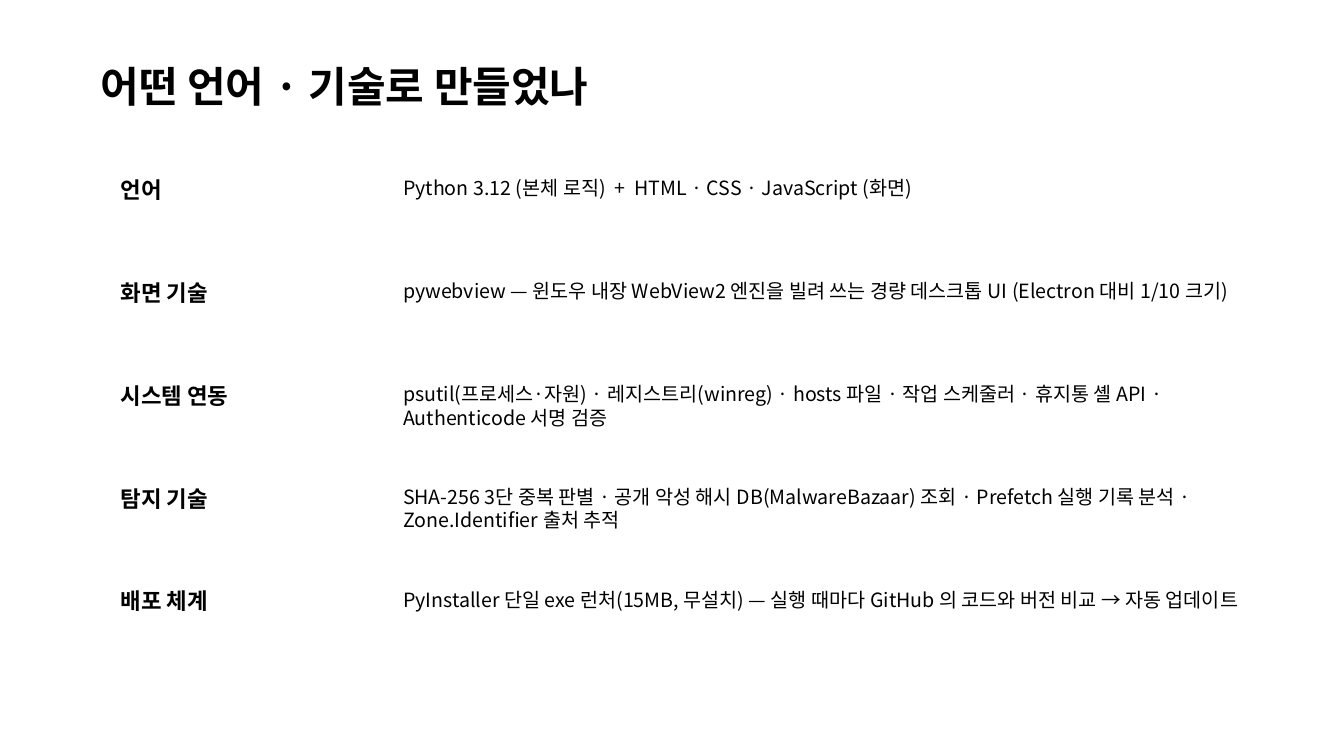
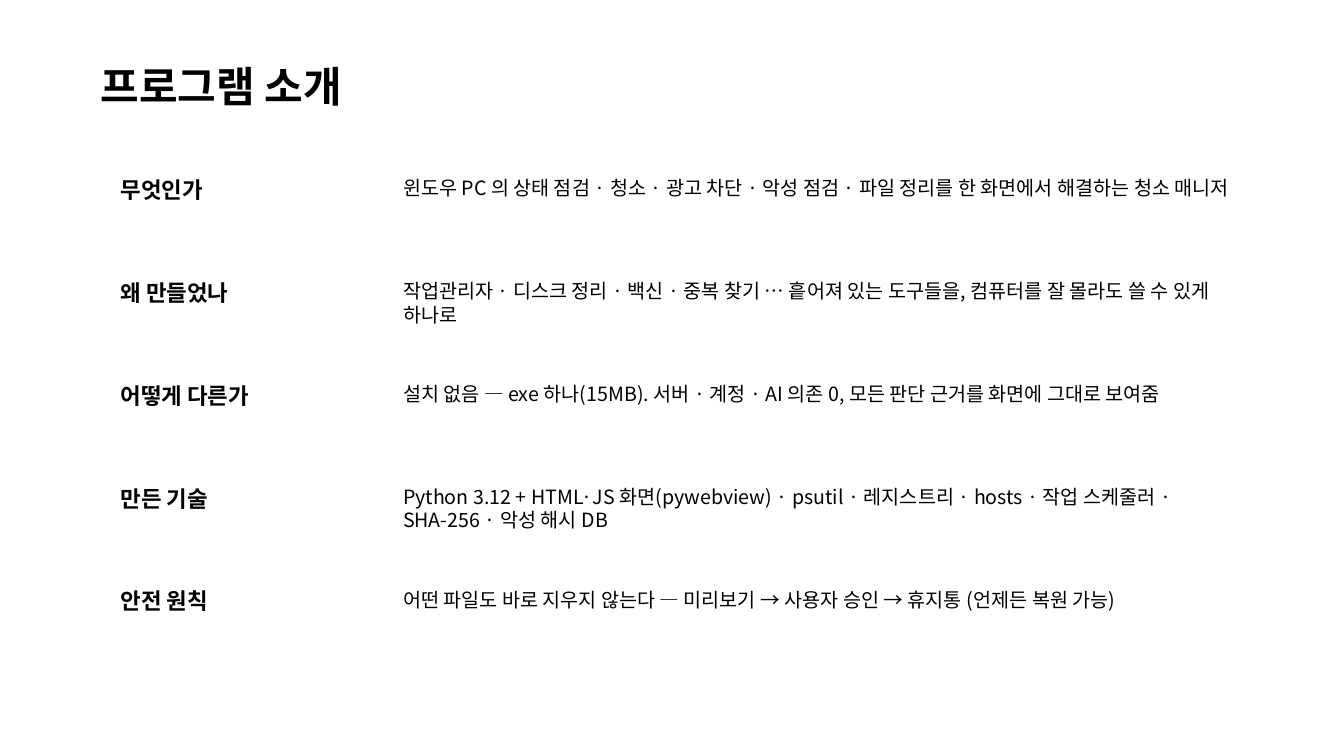
Before and after one commit to chainedcreeper/malkkeumi, a slide deck: slide 2 of 말끔이_발표.pptx. Drawn at 1344x756 pixels with LibreOffice and Linux fonts; fonts in the diff are those of the drawing. Boxes give left, top, right and bottom in pixels: in the first picture for what was removed or moved away, otherwise in the second. Text is boxed around its words. In the diff, an @@ line names an element or a change of style, - is before the commit and + after.

```diff
--- a/말끔이_발표.pptx
+++ b/말끔이_발표.pptx
@@ text at bbox=[101, 66, 342, 106]: text changed @@
-어떤 언어 · 기술로 만들었나
+프로그램 소개
@@ text at bbox=[121, 179, 203, 200]: text changed @@
-언어
+무엇인가
@@ text at bbox=[403, 178, 1229, 197]: text changed @@
-Python 3.12 (본체 로직) + HTML · CSS · JavaScript (화면)
+윈도우 PC 의 상태 점검 · 청소 · 광고 차단 · 악성 점검 · 파일 정리를 한 화면에서 해결하는 청소 매니저
@@ text at bbox=[121, 282, 228, 303]: text changed @@
-화면 기술
+왜 만들었나
@@ text at bbox=[403, 281, 1209, 324]: text changed @@
-pywebview — 윈도우 내장 WebView2 엔진을 빌려 쓰는 경량 데스크톱 UI (Electron 대비 1/10 크기)
+작업관리자 · 디스크 정리 · 백신 · 중복 찾기 … 흩어져 있는 도구들을, 컴퓨터를 잘 몰라도 쓸 수 있게 하나로
@@ text at bbox=[121, 385, 249, 406]: text changed @@
-시스템 연동
+어떻게 다른가
@@ text at bbox=[403, 384, 1160, 405]: text changed @@
-psutil(프로세스·자원) · 레지스트리(winreg) · hosts 파일 · 작업 스케줄러 · 휴지통 셸 API · Authenticode 서명 검증
+설치 없음 — exe 하나(15MB). 서버 · 계정 · AI 의존 0, 모든 판단 근거를 화면에 그대로 보여줌
@@ text at bbox=[121, 488, 208, 509]: text changed @@
-탐지 기술
+만든 기술
@@ text at bbox=[403, 487, 1155, 529]: text changed @@
-SHA-256 3단 중복 판별 · 공개 악성 해시 DB(MalwareBazaar) 조회 · Prefetch 실행 기록 분석 · Zone.Identifier 출처 추적
+Python 3.12 + HTML·JS 화면(pywebview) · psutil · 레지스트리 · hosts · 작업 스케줄러 · SHA-256 · 악성 해시 DB
@@ text at bbox=[121, 590, 208, 611]: text changed @@
-배포 체계
+안전 원칙
@@ text at bbox=[403, 590, 1116, 611]: text changed @@
-PyInstaller 단일 exe 런처(15MB, 무설치) — 실행 때마다 GitHub 의 코드와 버전 비교 → 자동 업데이트
+어떤 파일도 바로 지우지 않는다 — 미리보기 → 사용자 승인 → 휴지통 (언제든 복원 가능)
```
Also in this commit, not shown: 1 other slide changed.
